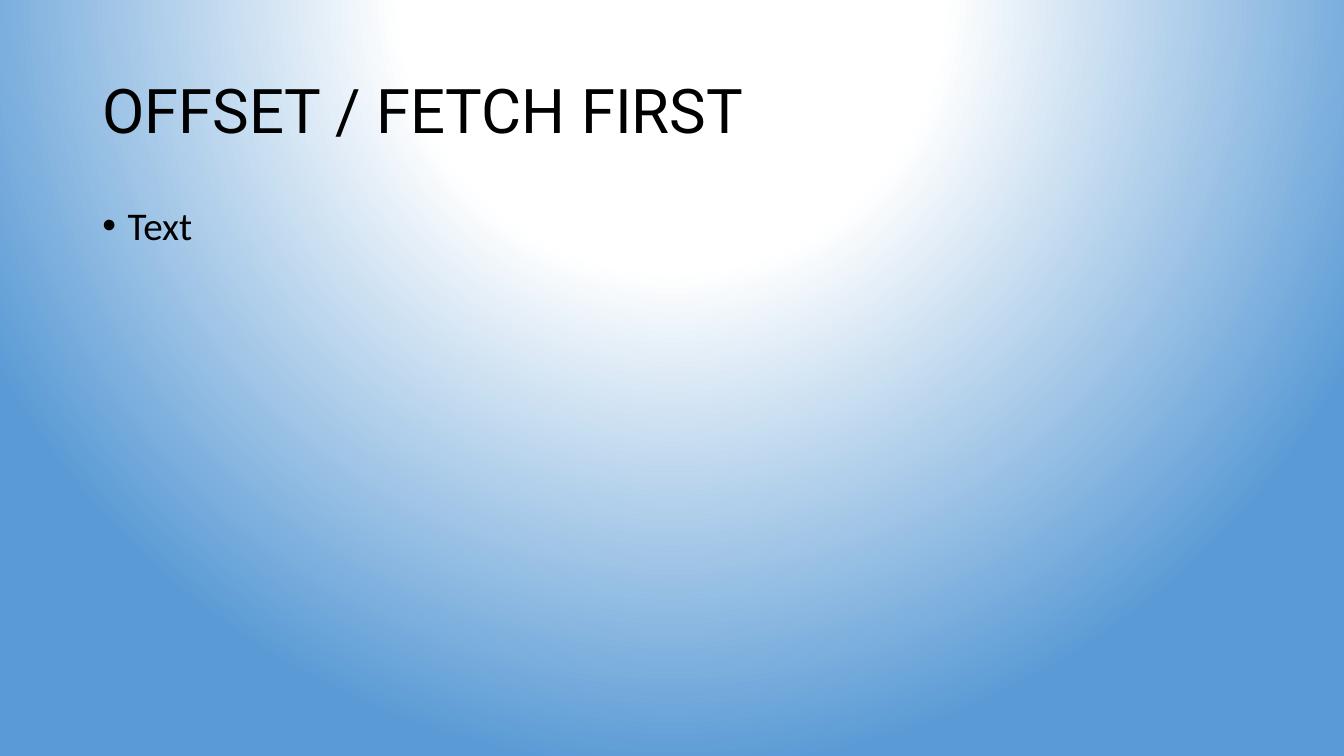
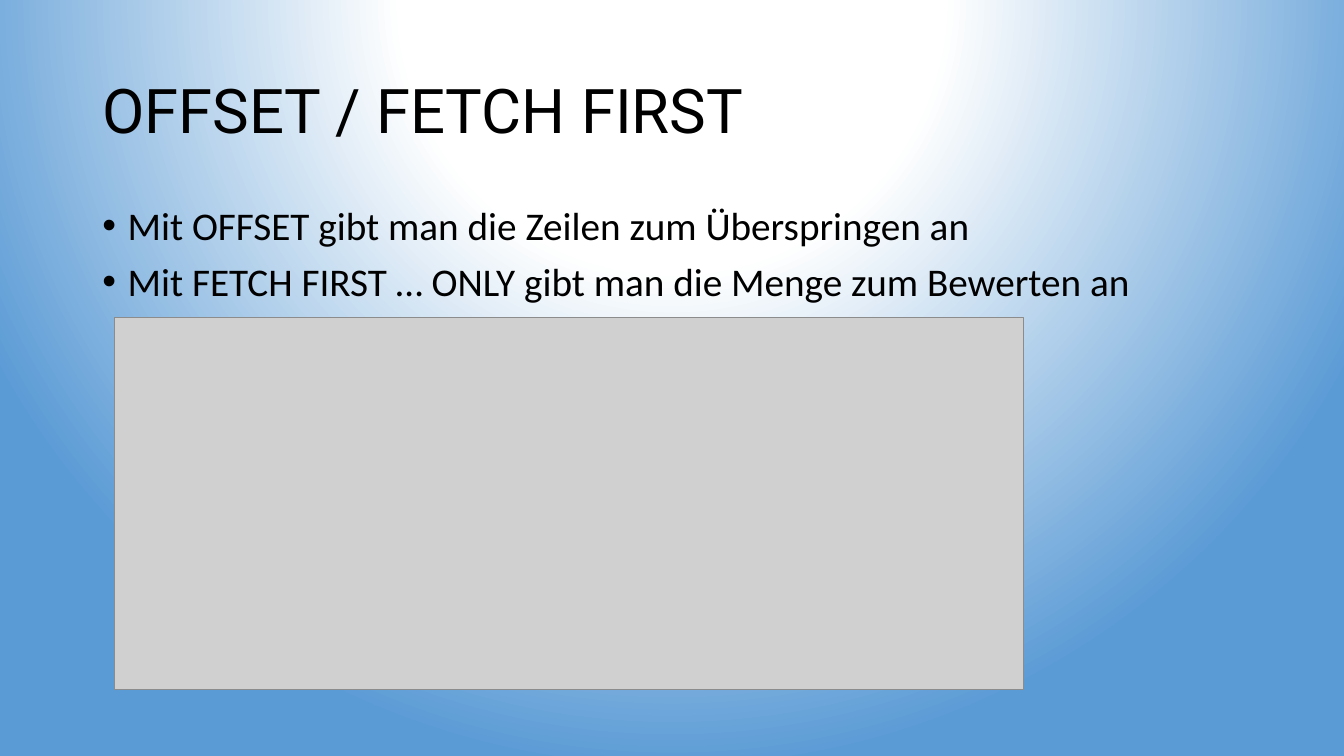
Before and after one commit to TobiaszMylak/DBI-Pr-sentation, a slide deck: slide 5 of DBI Präsentation Gruppe 2 - Teilthema Paging.pptx (slide 4 before the commit). Drawn at 1344x756 pixels with LibreOffice and Linux fonts; fonts in the diff are those of the drawing; grey boxes stand for pictures. Boxes give left, top, right and bottom in pixels: in the first picture for what was removed or moved away, otherwise in the second. Text is boxed around its words. In the diff, an @@ line names an element or a change of style, - is before the commit and + after.

```diff
--- a/DBI Präsentation Gruppe 2 - Teilthema Paging.pptx
+++ b/DBI Präsentation Gruppe 2 - Teilthema Paging.pptx
@@ text at bbox=[128, 208, 1129, 303]: text changed @@
-• Text
+• Mit OFFSET gibt man die Zeilen zum Überspringen an
+• Mit FETCH FIRST … ONLY gibt man die Menge zum Bewerten an
@@ picture added at bbox=[114, 318, 1023, 690] @@
```
Also in this commit, not shown: 3 other slides changed, 3 slides added, 1 slide removed.
